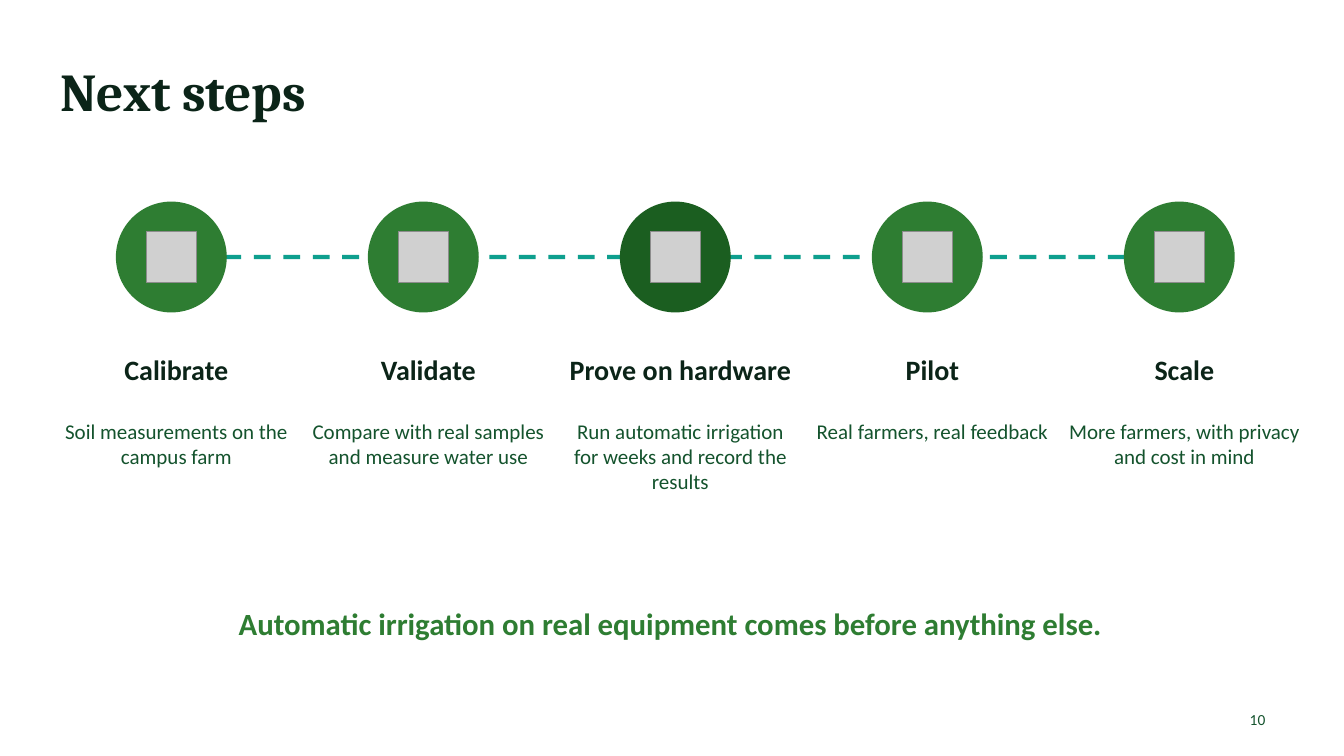
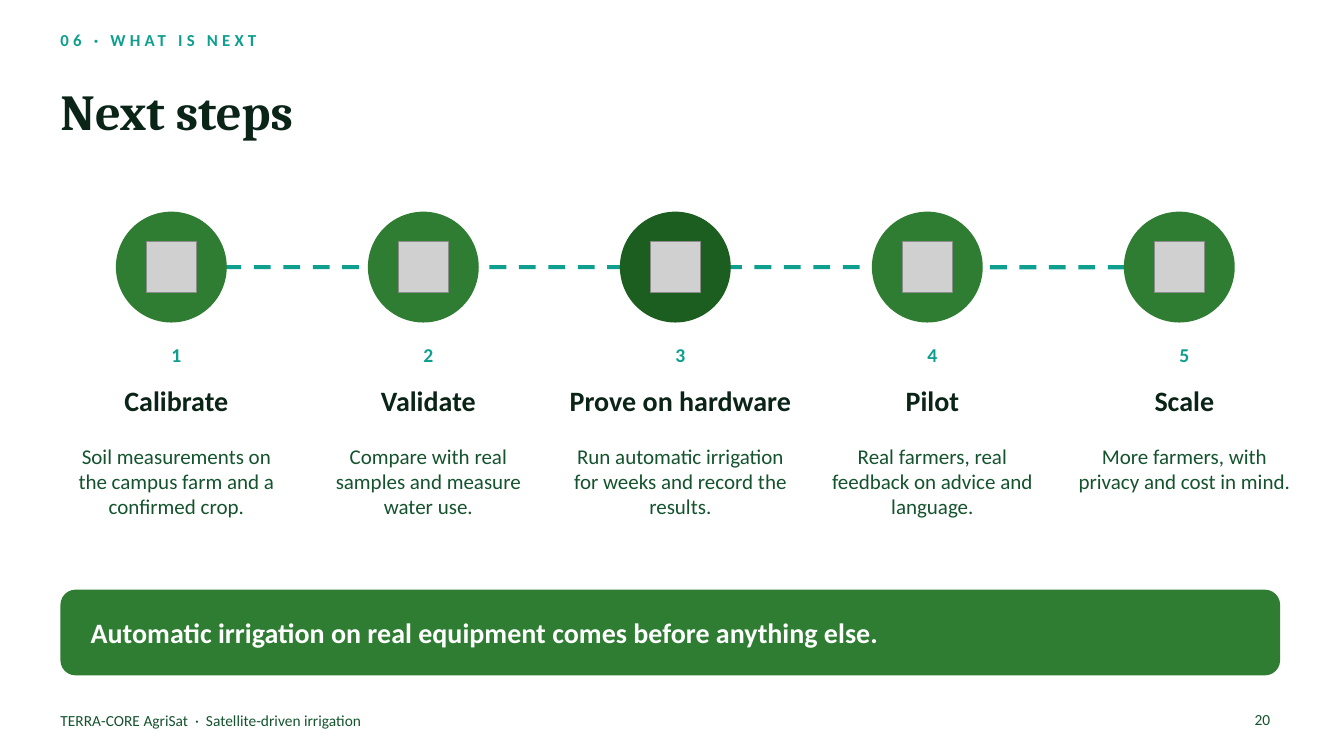
Before and after one commit to Rudraksh91/SatelliteSoilMonitoring, a slide deck: slide 20 of TerraCore_AgriSat_Presentation.pptx (slide 10 before the commit). Drawn at 1344x756 pixels with LibreOffice and Linux fonts; fonts in the diff are those of the drawing; grey boxes stand for pictures. Boxes give left, top, right and bottom in pixels: in the first picture for what was removed or moved away, otherwise in the second. Text is boxed around its words. In the diff, an @@ line names an element or a change of style, - is before the commit and + after.

```diff
--- a/TerraCore_AgriSat_Presentation.pptx
+++ b/TerraCore_AgriSat_Presentation.pptx
@@ text added at [60, 30, 867, 60], 12 pt, text #0E9F8E, bold @@
+06 · WHAT IS NEXT
@@ title "Next steps": place and size @@
-title "Next steps" at [60, 75, 306, 123]
+title "Next steps" at [60, 96, 293, 141]
@@ title "Next steps" at [60, 96, 293, 141]: size 38 to 36 pt @@
@@ 5 pictures, 5 ellipses: place and size @@
-5 pictures, 5 ellipses at [116, 202, 1235, 313]
+5 pictures, 5 ellipses at [116, 212, 1235, 323]
@@ line moved from (136, 257) - (1195, 257) to (136, 267) - (1205, 267) @@
@@ text added at [171, 349, 181, 362], 14 pt, text #0E9F8E, bold @@
+1
@@ text added at [423, 349, 433, 362], 14 pt, text #0E9F8E, bold @@
+2
@@ text added at [675, 349, 685, 362], 14 pt, text #0E9F8E, bold @@
+3
@@ text added at [927, 349, 937, 362], 14 pt, text #0E9F8E, bold @@
+4
@@ text added at [1179, 349, 1189, 362], 14 pt, text #0E9F8E, bold @@
+5
@@ text "Calibrate": place and size @@
-text "Calibrate" at [124, 360, 228, 381]
+text "Calibrate" at [124, 391, 228, 412]
@@ text "Validate": place and size @@
-text "Validate" at [381, 360, 476, 381]
+text "Validate" at [381, 391, 476, 412]
@@ text "Prove on hardware": place and size @@
-text "Prove on hardware" at [570, 360, 791, 381]
+text "Prove on hardware" at [570, 391, 791, 412]
@@ text "Pilot": place and size @@
-text "Pilot" at [906, 360, 959, 381]
+text "Pilot" at [906, 391, 959, 412]
@@ text "Scale": place and size @@
-text "Scale" at [1155, 360, 1215, 381]
+text "Scale" at [1155, 391, 1215, 412]
@@ text at [79, 449, 274, 518]: text changed @@
-Soil measurements on the campus farm
+Soil measurements on the campus farm and a confirmed crop.
@@ text at [336, 449, 521, 514]: text changed @@
-Compare with real samples and measure water use
+Compare with real samples and measure water use.
@@ text at [574, 449, 786, 514]: text changed @@
-Run automatic irrigation for weeks and record the results
+Run automatic irrigation for weeks and record the results.
@@ text at [832, 449, 1032, 518]: text changed @@
-Real farmers, real feedback
+Real farmers, real feedback on advice and language.
@@ text at [1079, 449, 1290, 493]: text changed @@
-More farmers, with privacy and cost in mind
+More farmers, with privacy and cost in mind.
@@ rounded rectangle added at [60, 590, 1280, 676], fill #2E7D32 @@
@@ text "Automatic irrigation on real equipment ...": place and size @@
-text "Automatic irrigation on real equipment ..." at [239, 613, 1101, 641]
+text "Automatic irrigation on real equipment ..." at [91, 623, 878, 648]
@@ text "Automatic irrigation on real equipment ..." at [91, 623, 878, 648]: size 22 to 20 pt, text colour #2E7D32 to #FFFFFF; alignment centre to left; vertical alignment top to middle @@
@@ text added at [60, 715, 361, 729], 11 pt, text #14532D @@
+TERRA-CORE AgriSat · Satellite-driven irrigation
@@ page number removed at [1250, 715, 1266, 725] @@
-10
@@ page number added at [1255, 715, 1271, 725], 11 pt, text #14532D @@
+20
```
Also in this commit, not shown: 9 other slides changed, 11 slides added, 1 slide removed, 1 other file.
